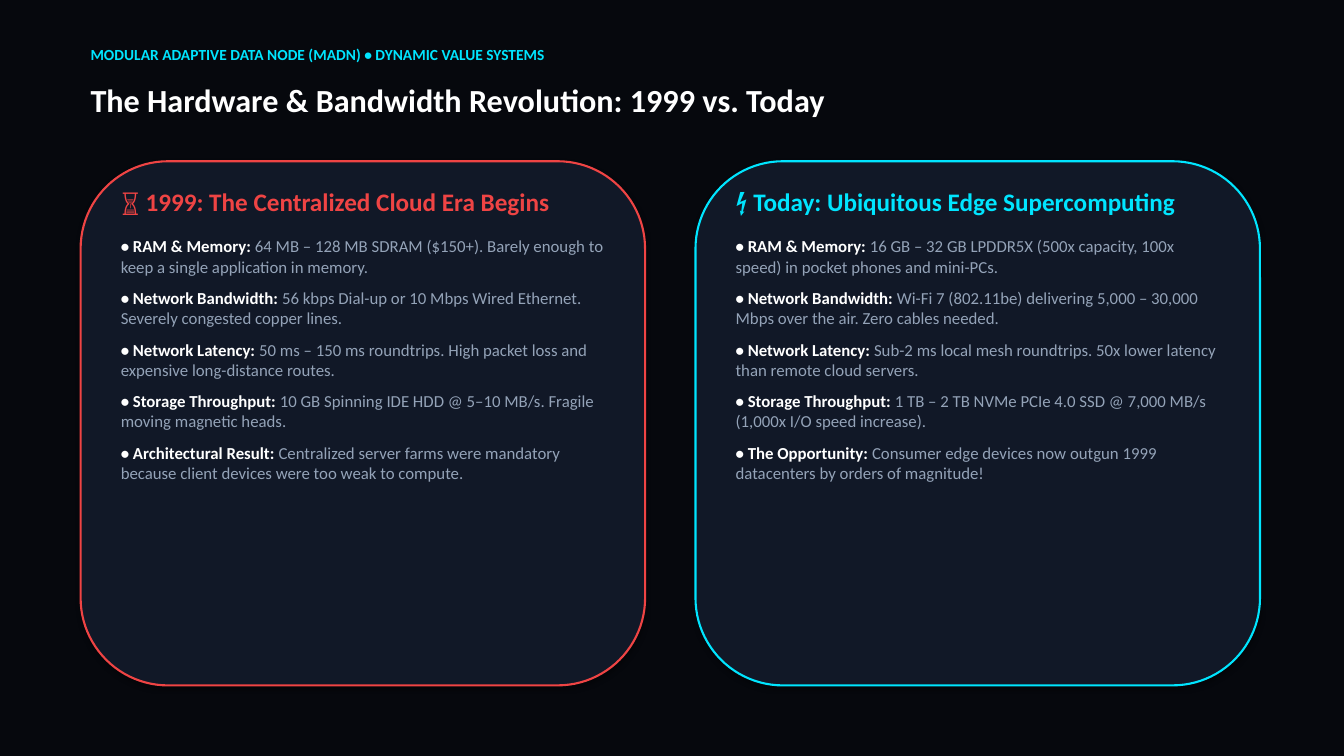
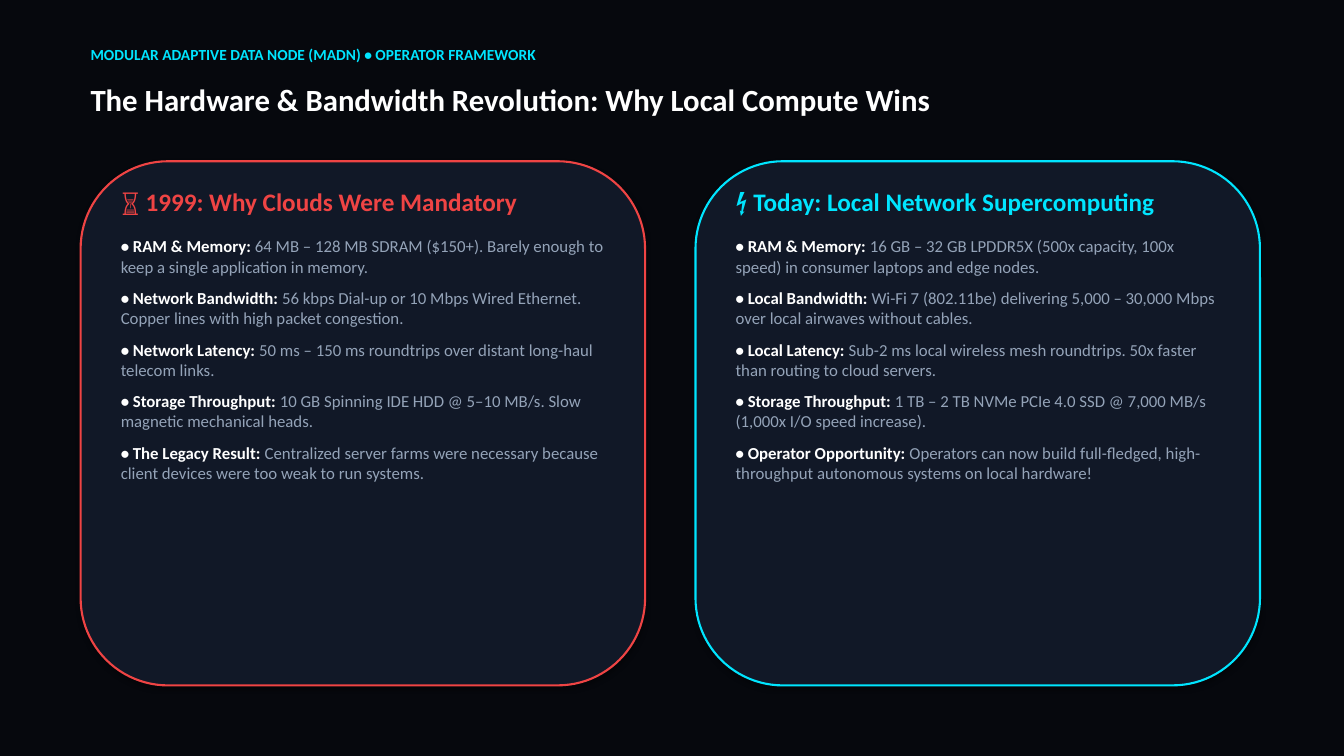
Before and after one commit to pmd742omni/2026-02-15-Sun-2055-Modular-Adaptive-Data-Node--MAD---Node--for-Dynamic-Value-Systems, a slide deck: slide 2 of 01_Documentation_and_Thesis/MADN_Dynamic_Value_Systems_Presentation.pptx. Drawn at 1344x756 pixels with LibreOffice and Linux fonts; fonts in the diff are those of the drawing. Boxes give left, top, right and bottom in pixels: in the first picture for what was removed or moved away, otherwise in the second. Text is boxed around its words. In the diff, an @@ line names an element or a change of style, - is before the commit and + after.

Commit message:
2026-08-27 Thu 0850: Instant Profile Settings Visual Feedback and Refocused Local Operator Presentation (Ukusebenza 1.19.23)

```diff
--- a/01_Documentation_and_Thesis/MADN_Dynamic_Value_Systems_Presentation.pptx
+++ b/01_Documentation_and_Thesis/MADN_Dynamic_Value_Systems_Presentation.pptx
@@ text at (91, 48, 535, 62): text changed @@
-MODULAR ADAPTIVE DATA NODE (MADN) • DYNAMIC VALUE SYSTEMS
+MODULAR ADAPTIVE DATA NODE (MADN) • OPERATOR FRAMEWORK
@@ text at (91, 89, 930, 116): text changed; size 23 to 22 pt @@
-The Hardware & Bandwidth Revolution: 1999 vs. Today
+The Hardware & Bandwidth Revolution: Why Local Compute Wins
@@ text at (146, 193, 517, 215): text changed @@
-⏳ 1999: The Centralized Cloud Era Begins
+⏳ 1999: Why Clouds Were Mandatory
@@ text at (736, 193, 1214, 379): text changed @@
-⚡ Today: Ubiquitous Edge Supercomputing
-• RAM & Memory: 16 GB – 32 GB LPDDR5X (500x capacity, 100x speed) in pocket phones and mini-PCs.
-• Network Bandwidth: Wi-Fi 7 (802.11be) delivering 5,000 – 30,000 Mbps over the air. Zero cables needed.
-• Network Latency: Sub-2 ms local mesh roundtrips. 50x lower latency than remote cloud servers.
+⚡ Today: Local Network Supercomputing
+• RAM & Memory: 16 GB – 32 GB LPDDR5X (500x capacity, 100x speed) in consumer laptops and edge nodes.
+• Local Bandwidth: Wi-Fi 7 (802.11be) delivering 5,000 – 30,000 Mbps over local airwaves without cables.
+• Local Latency: Sub-2 ms local wireless mesh roundtrips. 50x faster than routing to cloud servers.
@@ text at (121, 292, 598, 482): text changed @@
-• Network Bandwidth: 56 kbps Dial-up or 10 Mbps Wired Ethernet. Severely congested copper lines.
-• Network Latency: 50 ms – 150 ms roundtrips. High packet loss and expensive long-distance routes.
-• Storage Throughput: 10 GB Spinning IDE HDD @ 5–10 MB/s. Fragile moving magnetic heads.
-• Architectural Result: Centralized server farms were mandatory because client devices were too weak to compute.
+• Network Bandwidth: 56 kbps Dial-up or 10 Mbps Wired Ethernet. Copper lines with high packet congestion.
+• Network Latency: 50 ms – 150 ms roundtrips over distant long-haul telecom links.
+• Storage Throughput: 10 GB Spinning IDE HDD @ 5–10 MB/s. Slow magnetic mechanical heads.
+• The Legacy Result: Centralized server farms were necessary because client devices were too weak to run systems.
@@ text at (736, 447, 1200, 482): text changed @@
-• The Opportunity: Consumer edge devices now outgun 1999 datacenters by orders of magnitude!
+• Operator Opportunity: Operators can now build full-fledged, high-throughput autonomous systems on local hardware!
```
Also in this commit, not shown: 10 other slides changed, 8 other files.
